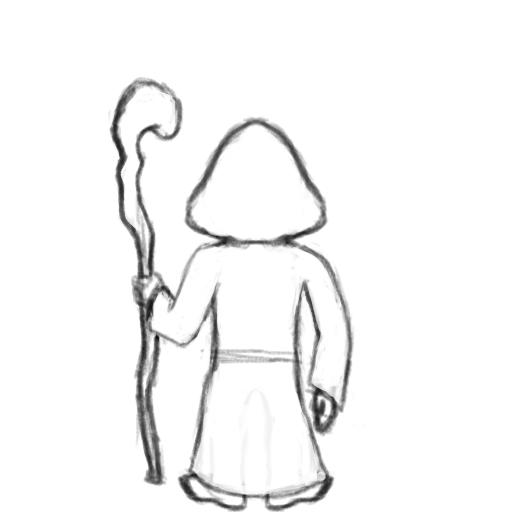
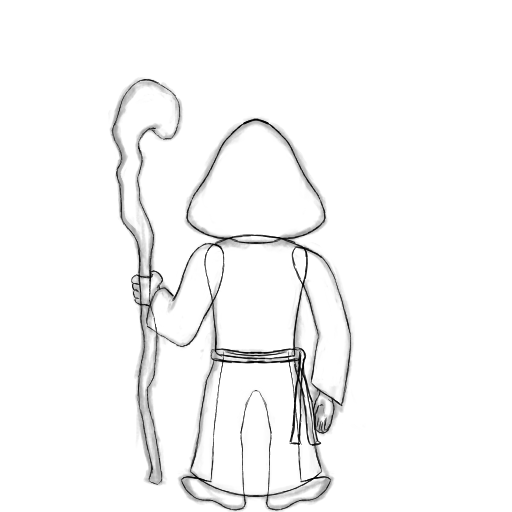
Before/after of a w=512, h=512 layered artwork. What changed in the layer stack:
added group "Head" with 4 layers above "RightArm" over [128, 77, 329, 256]
added layer "Outline" (1st of 7, in "Head") in group "Head" over [128, 77, 329, 256]
added group "RightArm" with 4 layers above "LeftArm" over [256, 192, 365, 448]
added layer "Outline" (2nd of 7, in "RightArm") in group "RightArm" over [256, 192, 365, 448]
added layer "Misc" (2nd of 7, in "RightArm") in group "RightArm" over [256, 384, 365, 448]
added group "LeftArm" with 4 layers above "Coat" over [128, 192, 256, 384]
added layer "Outline" (3rd of 7, in "LeftArm") in group "LeftArm" over [128, 192, 256, 384]
added layer "Misc" (3rd of 7, in "LeftArm") in group "LeftArm" over [130, 256, 192, 320]
added group "Coat" with 4 layers above "Body" over [128, 192, 365, 512]
added layer "Outline" (4th of 7, in "Coat") in group "Coat" over [128, 192, 365, 512]
added group "Legs" with 4 layers above "Staff" over [134, 320, 365, 512]
added layer "Outline" (6th of 7, in "Legs") in group "Legs" over [134, 320, 365, 512]
added group "Staff" with 4 layers above "Sketch" over [108, 77, 192, 501]
added layer "Outline" (7th of 7, in "Staff") in group "Staff" over [108, 77, 192, 501]
renamed "Layer 5" to "Sketch", opacity 100% → 44% over [108, 77, 365, 512]
